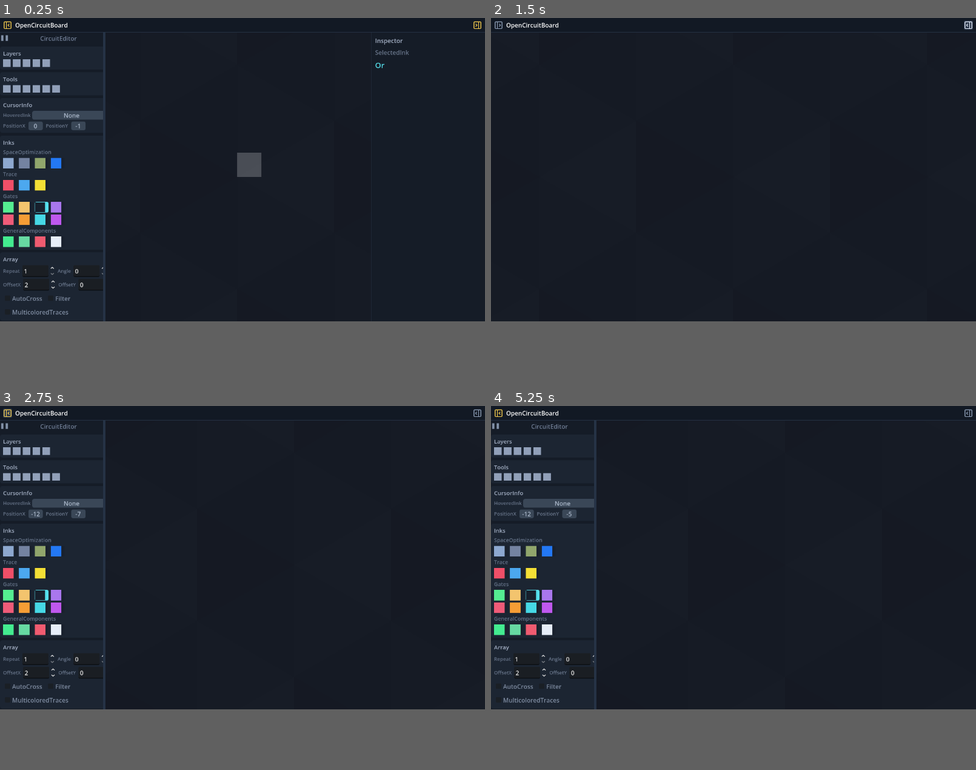
Above: before the commit, frames 1-4 (two rows, left to right).
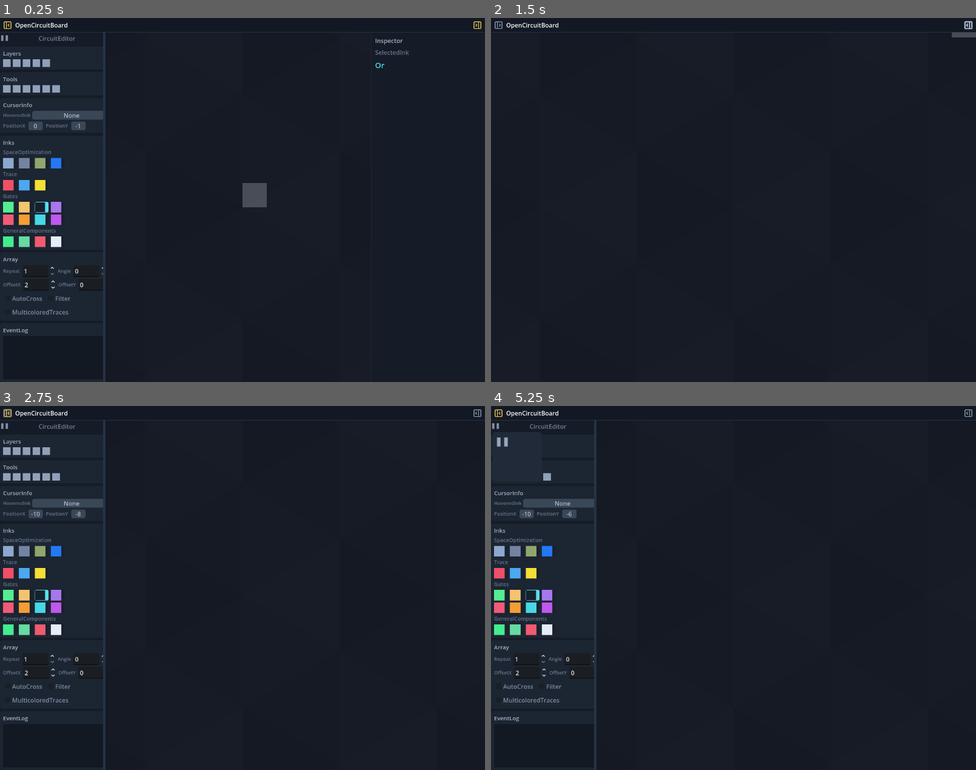
Above: after the commit, the same moments.

Repository: Erlkonigal/OpenCircuitBoard
Game: Godot game, scene res://main.tscn
Two runs of this game, one before a commit and one after it. Both use one fixed random seed, a clock stepped at 60 frames per second and the inputs below.
Inputs (mouse positions are in pixels of both pictures, inside the frame that each line leads up to):
- Up to frame 1 (0.25 s): no input
- Up to frame 2 (1.5 s): click (500, 25) at 0.5 s; click (966, 25) at 1.25 s
- Up to frame 3 (2.75 s): click (9, 413) at 2 s
- Up to frame 4 (5.25 s): click (495, 427) at 2.77 s; click (495, 424) at 3.52 s; click (495, 449) at 4.27 s; click (495, 442) at 5.02 s
In our replay, the window is 800x500 before the commit and 800x600 after it. These sizes can differ from the game's own. Grey fills any space a smaller window leaves; there, only what the larger window draws over its background counts as a difference.

The runs differ from the first frame. In frame 1, 0.8% of the frame differs, in the area x 0-55%, y 5-100%; in frame 2, less than 0.1%; in frame 3, 0.2%; in frame 4, 0.6%.

Commit message:
Stabilize sidebar layout
Remove dock scrolling and preserve the canvas view while sidebars animate.

Diff:
--- a/main.tscn
+++ b/main.tscn
@@ -60,7 +60,7 @@
 anchors_preset = 15
 anchor_right = 1.0
 anchor_bottom = 1.0
-offset_left = 272.0
+offset_left = 0.0
 offset_top = 38.0
 grow_horizontal = 2
 grow_vertical = 2
--- a/project.godot
+++ b/project.godot
@@ -17,9 +17,9 @@
 [display]
 
 window/size/viewport_width=1280
-window/size/viewport_height=800
+window/size/viewport_height=960
 window/size/min_width=1024
-window/size/min_height=640
+window/size/min_height=960
 
 [editor_plugins]
 
--- a/scripts/circuitEditorDock.gd
+++ b/scripts/circuitEditorDock.gd
@@ -28,23 +28,23 @@
 func buildDock() -> void:
 	set_anchors_and_offsets_preset(Control.PRESET_FULL_RECT)
 	var background := Panel.new()
+	background.name = "background"
 	background.set_anchors_and_offsets_preset(Control.PRESET_FULL_RECT)
 	background.add_theme_stylebox_override("panel", makeBox(Color("151c27"), 0, Color.TRANSPARENT))
 	add_child(background)
 
 	var root := VBoxContainer.new()
+	root.name = "contentRoot"
 	root.set_anchors_and_offsets_preset(Control.PRESET_FULL_RECT)
 	root.add_theme_constant_override("separation", 6)
 	background.add_child(root)
 	root.add_child(buildHeader())
-	var scroll := ScrollContainer.new()
-	scroll.size_flags_vertical = Control.SIZE_EXPAND_FILL
-	scroll.horizontal_scroll_mode = ScrollContainer.SCROLL_MODE_DISABLED
-	root.add_child(scroll)
 	var content := VBoxContainer.new()
+	content.name = "content"
 	content.size_flags_horizontal = Control.SIZE_EXPAND_FILL
+	content.size_flags_vertical = Control.SIZE_EXPAND_FILL
 	content.add_theme_constant_override("separation", 7)
-	scroll.add_child(content)
+	root.add_child(content)
 
 	content.add_child(buildLayersSection())
 	content.add_child(buildToolsSection())
--- a/scripts/editorUi.gd
+++ b/scripts/editorUi.gd
@@ -9,7 +9,6 @@
 const topBarButtonActiveIconColor := Color("f2c94c")
 
 @onready var board: Node2D = $BoardViewport/SubViewport/CircuitBoard
-@onready var boardViewport: SubViewportContainer = $BoardViewport
 @onready var topBar: Panel = $Interface/TopBar
 @onready var leftSidebarToggle: Button = $Interface/TopBar/Content/leftSidebarToggle
 @onready var rightSidebarToggle: Button = $Interface/TopBar/Content/rightSidebarToggle
@@ -28,7 +27,6 @@
 var isResizingDock := false
 var leftSidebarTween: Tween
 var rightSidebarTween: Tween
-var boardLayoutTween: Tween
 
 func _ready() -> void:
 	configureTopBar()
@@ -142,14 +140,10 @@
 	var rightEnd := 0.0 if rightSidebarOpen else rightDockWidth
 	var resizeStart := dockWidth if leftSidebarOpen else -6.0
 	var resizeEnd := dockWidth + 6.0 if leftSidebarOpen else 0.0
-	var boardLeft := dockWidth if leftSidebarOpen else 0.0
-	var boardRight := rightDockWidth if rightSidebarOpen else 0.0
 	if leftSidebarTween:
 		leftSidebarTween.kill()
 	if rightSidebarTween:
 		rightSidebarTween.kill()
-	if boardLayoutTween:
-		boardLayoutTween.kill()
 	if not animate:
 		dockHost.offset_left = leftStart
 		dockHost.offset_right = leftEnd
@@ -158,8 +152,6 @@
 		dockResizeHandle.offset_left = resizeStart
 		dockResizeHandle.offset_right = resizeEnd
 		dockResizeHandle.visible = leftSidebarOpen
-		boardViewport.offset_left = boardLeft
-		boardViewport.offset_right = -boardRight
 		return
 	dockHost.visible = true
 	rightDock.visible = true
@@ -174,9 +166,6 @@
 	rightSidebarTween.tween_property(rightDock, "offset_left", rightStart, sidebarAnimationDuration)
 	rightSidebarTween.parallel().tween_property(rightDock, "offset_right", rightEnd, sidebarAnimationDuration)
 	rightSidebarTween.chain().tween_callback(finishRightSidebarTransition.bind(rightSidebarOpen))
-	boardLayoutTween = create_tween().set_trans(Tween.TRANS_QUAD).set_ease(Tween.EASE_OUT)
-	boardLayoutTween.tween_property(boardViewport, "offset_left", boardLeft, sidebarAnimationDuration)
-	boardLayoutTween.parallel().tween_property(boardViewport, "offset_right", -boardRight, sidebarAnimationDuration)
 
 func finishLeftSidebarTransition(isOpen: bool) -> void:
 	if leftSidebarOpen == isOpen:
--- a/scripts/visualCapture.gd
+++ b/scripts/visualCapture.gd
@@ -19,6 +19,17 @@
 func shouldCaptureInterface() -> bool:
 	return OS.get_cmdline_user_args().has("--captureInterface")
 
+func shouldCaptureSidebar() -> bool:
+	return OS.get_cmdline_user_args().has("--captureSidebar")
+
+func assertCanvasViewIsStable(boardViewport: SubViewportContainer, subViewport: SubViewport, camera: Camera2D, expectedRect: Rect2, expectedSize: Vector2i, expectedCenter: Vector2, expectedZoom: Vector2) -> void:
+	var actualRect := boardViewport.get_global_rect()
+	assert(actualRect.position.is_equal_approx(expectedRect.position))
+	assert(actualRect.size.is_equal_approx(expectedRect.size))
+	assert(subViewport.size == expectedSize)
+	assert(camera.get_screen_center_position().is_equal_approx(expectedCenter))
+	assert(camera.zoom.is_equal_approx(expectedZoom))
+
 func captureBoard() -> void:
 	var captureViewportSize := Vector2i(
 		int(ProjectSettings.get_setting("display/window/size/viewport_width")),
@@ -32,10 +43,23 @@
 		await process_frame
 
 	var board := main.get_node("BoardViewport/SubViewport/CircuitBoard") as Node2D
+	var boardViewport := main.get_node("BoardViewport") as SubViewportContainer
+	var subViewport := main.get_node("BoardViewport/SubViewport") as SubViewport
+	var camera := main.get_node("BoardViewport/SubViewport/BoardCamera") as Camera2D
+	var initialCanvasRect := boardViewport.get_global_rect()
+	var initialSubViewportSize := subViewport.size
+	var initialCameraCenter := camera.get_screen_center_position()
+	var initialCameraZoom := camera.zoom
 	var dockHost := main.get_node("Interface/DockHost") as Control
 	assert(dockHost.get_child_count() == 1)
 	var circuitEditorDock := dockHost.get_child(0) as Control
 	assert(circuitEditorDock.get("dockId") == "circuitEditor")
+	var dockContentRoot := circuitEditorDock.get_node("background/contentRoot") as VBoxContainer
+	var topBar := main.get_node("Interface/TopBar") as Control
+	var configuredMinimumHeight := int(ProjectSettings.get_setting("display/window/size/min_height"))
+	assert(circuitEditorDock.find_children("*", "ScrollContainer", true, false).is_empty())
+	assert(dockContentRoot.size.y >= dockContentRoot.get_combined_minimum_size().y)
+	assert(configuredMinimumHeight >= ceili(topBar.size.y + dockContentRoot.get_combined_minimum_size().y))
 	var dockMenu := main.get("dockMenu") as PopupPanel
 	assert(dockMenu.get_child_count() == 1)
 	assert(dockMenu.get_child(0).get_child_count() == 1)
@@ -46,28 +70,39 @@
 	dockMenu.hide()
 	main.call("setDockWidth", 420.0)
 	assert(is_equal_approx(dockHost.offset_right, 420.0))
-	assert(is_equal_approx((main.get_node("BoardViewport") as Control).offset_left, 420.0))
+	assertCanvasViewIsStable(boardViewport, subViewport, camera, initialCanvasRect, initialSubViewportSize, initialCameraCenter, initialCameraZoom)
 	main.call("setDockWidth", 1.0)
 	assert(is_equal_approx(dockHost.offset_right, 208.0))
+	assertCanvasViewIsStable(boardViewport, subViewport, camera, initialCanvasRect, initialSubViewportSize, initialCameraCenter, initialCameraZoom)
 	main.call("setDockWidth", 272.0)
 	main.call("setLeftSidebarOpen", false)
+	await process_frame
+	assertCanvasViewIsStable(boardViewport, subViewport, camera, initialCanvasRect, initialSubViewportSize, initialCameraCenter, initialCameraZoom)
 	await create_timer(0.25).timeout
 	assert(is_equal_approx(dockHost.offset_right, 0.0))
-	assert(is_equal_approx((main.get_node("BoardViewport") as Control).offset_left, 0.0))
+	assertCanvasViewIsStable(boardViewport, subViewport, camera, initialCanvasRect, initialSubViewportSize, initialCameraCenter, initialCameraZoom)
 	main.call("setLeftSidebarOpen", true)
+	await process_frame
+	assertCanvasViewIsStable(boardViewport, subViewport, camera, initialCanvasRect, initialSubViewportSize, initialCameraCenter, initialCameraZoom)
 	await create_timer(0.25).timeout
+	assertCanvasViewIsStable(boardViewport, subViewport, camera, initialCanvasRect, initialSubViewportSize, initialCameraCenter, initialCameraZoom)
 	main.call("setRightSidebarOpen", false)
+	await process_frame
+	assertCanvasViewIsStable(boardViewport, subViewport, camera, initialCanvasRect, initialSubViewportSize, initialCameraCenter, initialCameraZoom)
 	await create_timer(0.25).timeout
 	assert(is_equal_approx((main.get_node("BoardViewport") as Control).offset_right, 0.0))
+	assertCanvasViewIsStable(boardViewport, subViewport, camera, initialCanvasRect, initialSubViewportSize, initialCameraCenter, initialCameraZoom)
 	main.call("setRightSidebarOpen", true)
+	await process_frame
+	assertCanvasViewIsStable(boardViewport, subViewport, camera, initialCanvasRect, initialSubViewportSize, initialCameraCenter, initialCameraZoom)
 	await create_timer(0.25).timeout
+	assertCanvasViewIsStable(boardViewport, subViewport, camera, initialCanvasRect, initialSubViewportSize, initialCameraCenter, initialCameraZoom)
 	var inkButtons: Dictionary = circuitEditorDock.get("inkButtons")
 	assert(inkButtons.size() == 19)
 	var toolRegistry: Dictionary = board.get("toolRegistry")
 	assert(toolRegistry.size() == 19)
 	for toolId in ["cross", "tunnel", "mesh", "bus", "read", "write", "trace", "buffer", "and", "or", "xor", "not", "nand", "nor", "xnor", "latchOn", "latchOff", "clock", "led"]:
 		assert(toolRegistry.has(toolId))
-	var camera := main.get_node("BoardViewport/SubViewport/BoardCamera") as Camera2D
 	var boardBounds: Rect2 = board.get("validRect")
 	board.set_process(false)
 	# Place the right tile first so the capture verifies X-based depth ordering.
@@ -120,6 +155,11 @@
 		main.call("setLeftSidebarOpen", false, false)
 		for frame in 2:
 			await process_frame
+	if shouldCaptureSidebar():
+		main.call("setLeftSidebarOpen", true, false)
+		main.call("setRightSidebarOpen", true, false)
+		for frame in 2:
+			await process_frame
 
 	var viewport := main.get_node("BoardViewport/SubViewport") as SubViewport
 	var image := viewport.get_texture().get_image()
@@ -130,8 +170,12 @@
 	var outputPath := "user://capture.png"
 	var error := image.save_png(outputPath)
 	print("capture=", outputPath, " error=", error, " data=", OS.get_user_data_dir())
-	if shouldCaptureInterface():
+	if shouldCaptureInterface() or shouldCaptureSidebar():
 		var interfaceImage := main.get_viewport().get_texture().get_image()
-		var interfaceError := interfaceImage.save_png("user://interfaceCapture.png")
-		print("interfaceCapture=user://interfaceCapture.png error=", interfaceError)
+		if shouldCaptureInterface():
+			var interfaceError := interfaceImage.save_png("user://interfaceCapture.png")
+			print("interfaceCapture=user://interfaceCapture.png error=", interfaceError)
+		if shouldCaptureSidebar():
+			var sidebarError := interfaceImage.save_png("user://sidebarCapture.png")
+			print("sidebarCapture=user://sidebarCapture.png error=", sidebarError)
 	quit(error)
